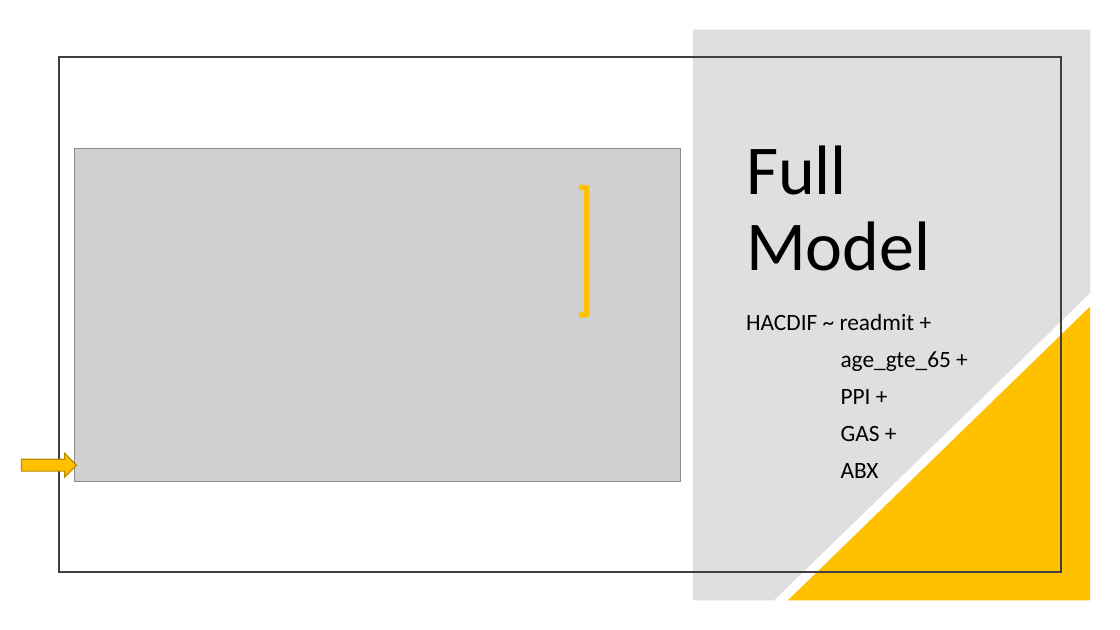
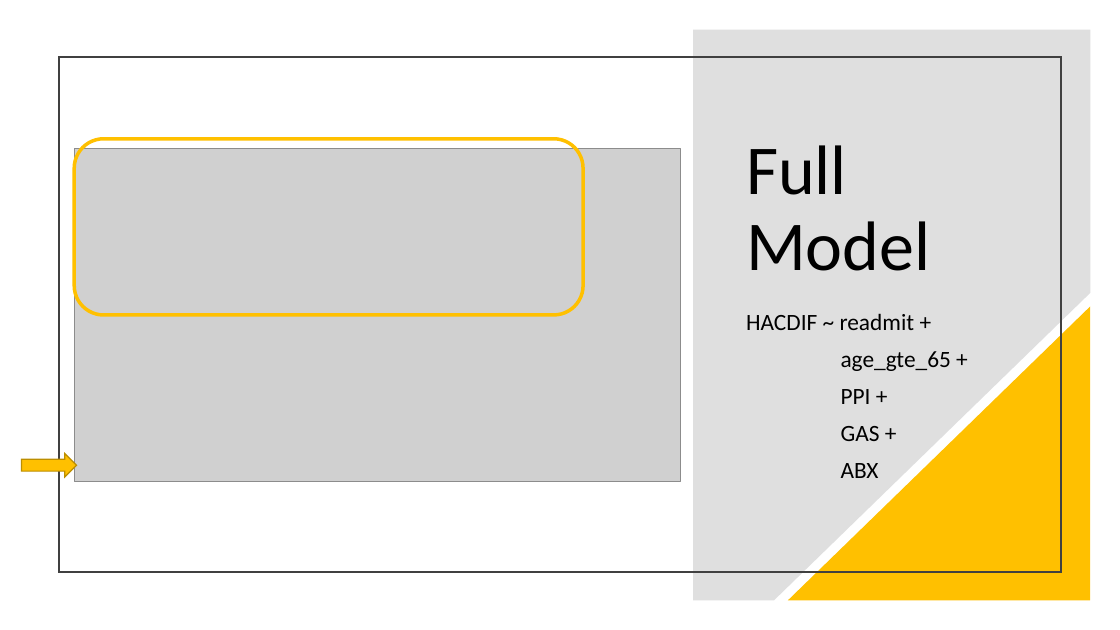
Before and after one commit to steph-rey/MS-CDI_Risk, a slide deck: slide 7 of CDI_Risk_Assessment_Model_Presentation_2021-02-02.pptx. Drawn at 1120x630 pixels with LibreOffice and Linux fonts; fonts in the diff are those of the drawing; grey boxes stand for pictures. Boxes give left, top, right and bottom in pixels: in the first picture for what was removed or moved away, otherwise in the second. Text is boxed around its words. In the diff, an @@ line names an element or a change of style, - is before the commit and + after.

```diff
--- a/CDI_Risk_Assessment_Model_Presentation_2021-02-02.pptx
+++ b/CDI_Risk_Assessment_Model_Presentation_2021-02-02.pptx
@@ rounded rectangle added at [74,139,583,315], outline #FFC000 3 pt @@
@@ right bracket removed at [579,187,586,315] @@
```
Also in this commit, not shown: 10 other slides changed, 3 slides added, 1 other file.
